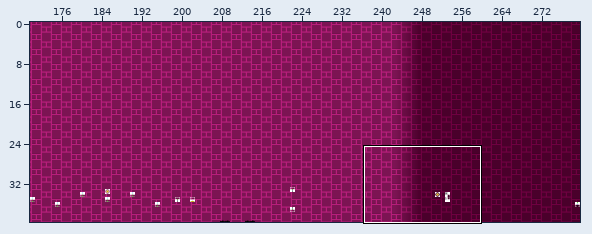
One commit to this Tiled map: levels/chr_data/tmx/ultiatedestruction.tmx. The first picture is a wide view before the edit; the outline marks the close-up.
Close-up. As it was:
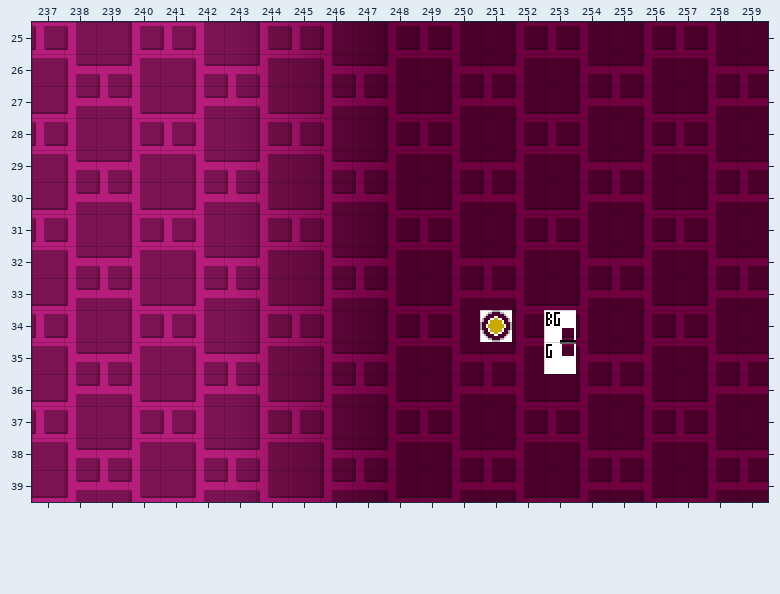
Cells are 16x16 px. Shown: x 237..259, y 25..39. The commit also changed other parts of the map, which this record leaves out. Not drawn, because the pictures are missing: unchanged layer "Layer 2".
New version:
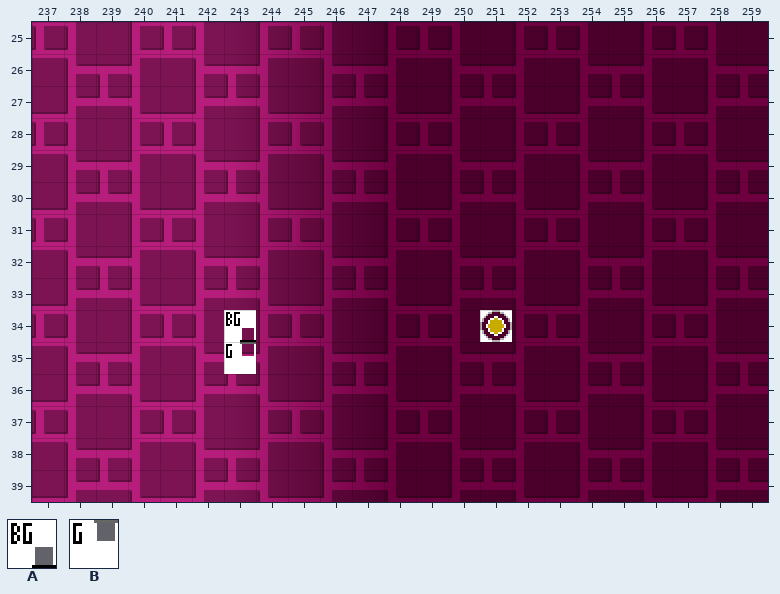
Key: from "sprites": A 256 "BG colour trigger", B 257 "Ground colour trigger".
Objects are placed by their top-left corner, in cells (3,4 is the top-left corner of cell 3,4); size is 1x1 cell unless given.
The edit:
Layer "SP":
Object A "BG colour trigger" at 253,34 becomes A "BG colour trigger" at 243,34.
Object B "Ground colour trigger" at 253,35 becomes B "Ground colour trigger" at 243,35.
Boxes around the changes in both close-ups, in picture pixels (x1, y1, x2, y2):
new place: (224, 310, 256, 374)
old place: (544, 310, 576, 374)
